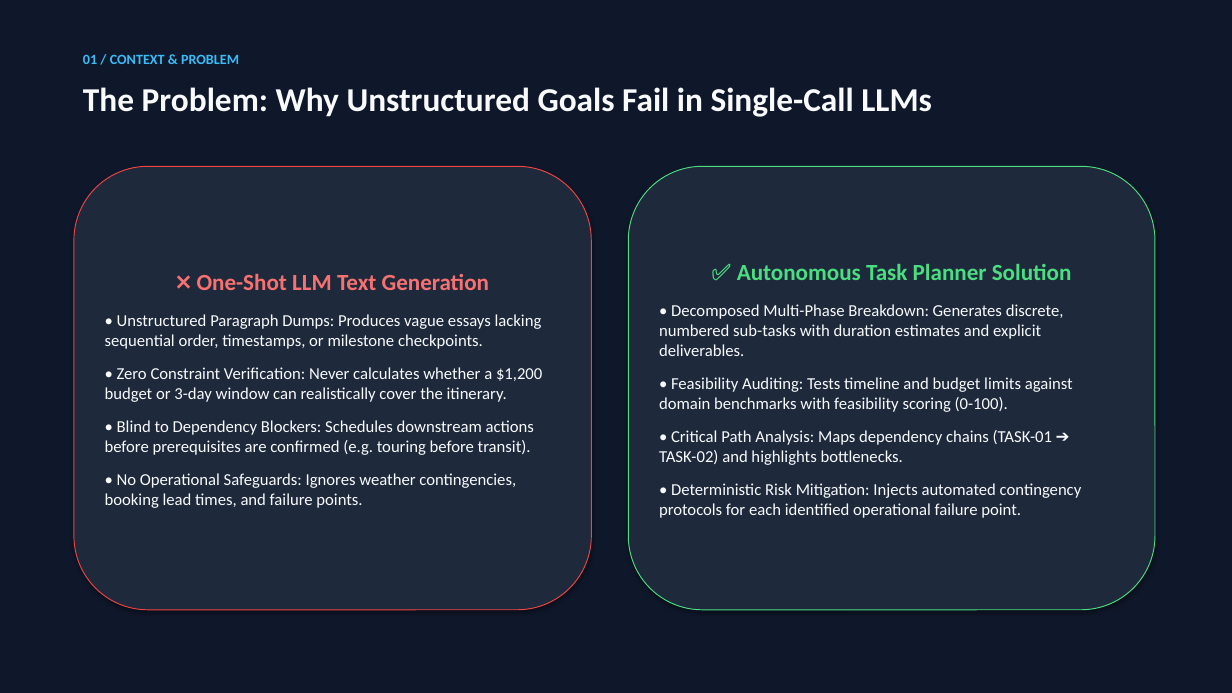
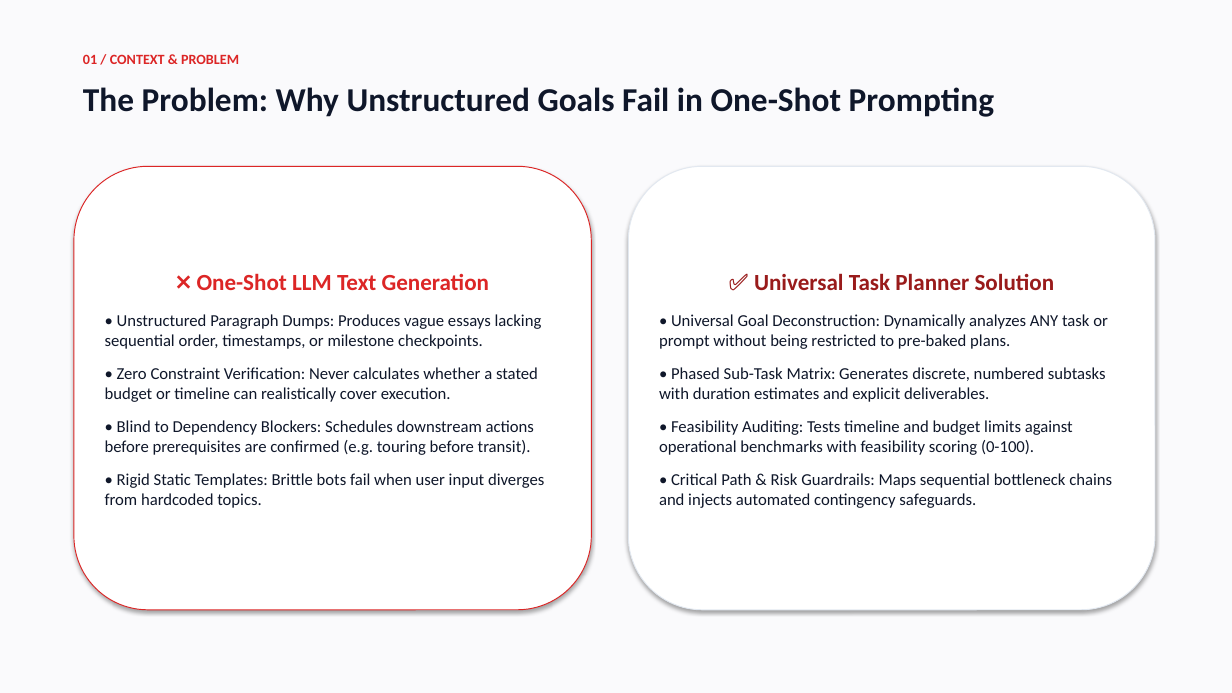
Before and after one commit to Anandha-raaman/Chatbot-Techvruk, a slide deck: slide 2 of Techvruk_Agentic_System_Presentation.pptx. Drawn at 1232x693 pixels with LibreOffice and Linux fonts; fonts in the diff are those of the drawing. Boxes give left, top, right and bottom in pixels: in the first picture for what was removed or moved away, otherwise in the second. Text is boxed around its words. In the diff, an @@ line names an element or a change of style, - is before the commit and + after.

Commit message:
feat: universal task planner agent for any goal with Gemini red-and-white UI

```diff
--- a/Techvruk_Agentic_System_Presentation.pptx
+++ b/Techvruk_Agentic_System_Presentation.pptx
@@ rectangle at box(0, 0, 1232, 693): fill #0F172A to #FAFAFC @@
@@ text "01 / CONTEXT & PROBLEM" at box(83, 54, 239, 64): text colour #38BDF8 to #DC2626 @@
@@ text at box(83, 87, 994, 117): text changed; text colour #F8FAFC to #0F172A @@
-The Problem: Why Unstructured Goals Fail in Single-Call LLMs
+The Problem: Why Unstructured Goals Fail in One-Shot Prompting
@@ rounded rectangle "❌ One-Shot LLM Text Generation" at box(74, 166, 592, 610): fill #1E293B to #FFFFFF; outline #EF4444 0.75 pt to #DC2626 0.75 pt @@
@@ rounded rectangle "✅ Universal Task Planner Solution" at box(628, 166, 1155, 610): fill #1E293B to #FFFFFF; outline #4ADE80 0.75 pt to #E2E8F0 0.75 pt @@
@@ text in rounded rectangle at box(105, 273, 542, 455): text colour #F87171 to #DC2626 in "❌ One-Shot LLM Text Generation"; text colour #F8FAFC to #0F172A in "• Unstructured Paragraph Dumps: Produces vague essays ...", "• Blind to Dependency Blockers: Schedules downstream ..." @@
@@ text in rounded rectangle at box(659, 273, 1112, 508): text changed; text colour #F8FAFC to #0F172A @@
-✅ Autonomous Task Planner Solution
-• Decomposed Multi-Phase Breakdown: Generates discrete, numbered sub-tasks with duration estimates and explicit deliverables.
-• Feasibility Auditing: Tests timeline and budget limits against domain benchmarks with feasibility scoring (0-100).
-• Critical Path Analysis: Maps dependency chains (TASK-01 ➔ TASK-02) and highlights bottlenecks.
-• Deterministic Risk Mitigation: Injects automated contingency protocols for each identified operational failure point.
+✅ Universal Task Planner Solution
+• Universal Goal Deconstruction: Dynamically analyzes ANY task or prompt without being restricted to pre-baked plans.
+• Phased Sub-Task Matrix: Generates discrete, numbered subtasks with duration estimates and explicit deliverables.
+• Feasibility Auditing: Tests timeline and budget limits against operational benchmarks with feasibility scoring (0-100).
+• Critical Path & Risk Guardrails: Maps sequential bottleneck chains and injects automated contingency safeguards.
@@ text in rounded rectangle at box(105, 367, 538, 402): text changed; text colour #F8FAFC to #0F172A @@
-• Zero Constraint Verification: Never calculates whether a $1,200 budget or 3-day window can realistically cover the itinerary.
+• Zero Constraint Verification: Never calculates whether a stated budget or timeline can realistically cover execution.
@@ text in rounded rectangle at box(105, 473, 544, 508): text changed; text colour #F8FAFC to #0F172A @@
-• No Operational Safeguards: Ignores weather contingencies, booking lead times, and failure points.
+• Rigid Static Templates: Brittle bots fail when user input diverges from hardcoded topics.
```
Also in this commit, not shown: 4 other slides changed, 11 other files.
